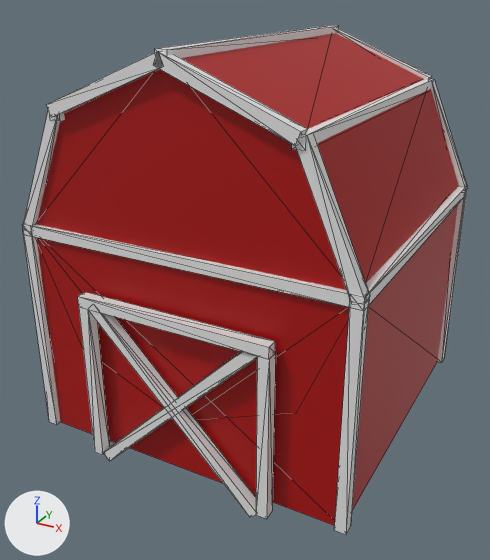
An edit to the glTF model meshes/barn.gltf, drawn before and after from the same camera.
Rendered twice from a 50 mm lens placed at (2.82, -5.5, 3.96), pointed at (-0.06, -0.26, 1.34). Every picture has the same lights, and +X, +Y and +Z are marked at lower left. Mesh edges are drawn as thin lines. Where no turn or scale is listed for an object, it has been applied to the vertices.
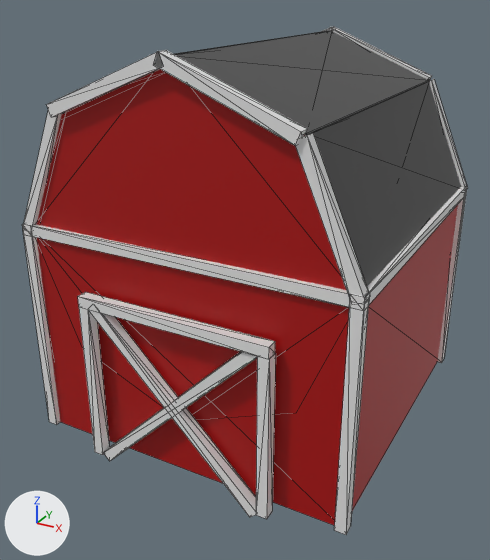
Edits to the bpy script that builds the scene:
```text
Add mat_roof:
    mat_roof = principled_material('roof')
    mat_roof.base_color = (0.07, 0.07, 0.07)  # dark grey #4b4b4b
Change me_cube_013:
    where me_cube_013.from_pydata(...)  # 8 vertices, 12 faces; spans x -0.5..0.5, y -0.5..0.5, z -0.5..0.5
    remove me_cube_013.materials.append(mat_material)  # white #e7e7e7
    add me_cube_013.materials.append(mat_roof)  # dark grey #4b4b4b
Change me_cube_014:
    where me_cube_014.from_pydata(...)  # 8 vertices, 12 faces; spans x -0.5..0.5, y -0.5..0.5, z -0.5..0.5
    remove me_cube_014.materials.append(mat_material)  # white #e7e7e7
    add me_cube_014.materials.append(mat_roof)  # dark grey #4b4b4b
Add me_cube_032:
    me_cube_032.from_pydata([(-0.52, -1.5, -0.26), (-0.56, -1.5, -0.17), (-0.52, 1.5, -0.26), (-0.56, 1.5, -0.17), (0.56, -1.5, 0.17), (0.52, -1.5, 0.26), (0.56, 1.5, 0.17), (0.52, 1.5, 0.26)], [], [(0, 1, 3), (0, 3, 2), (2, 3, 7), (2, 7, 6), (6, 7, 5), (6, 5, 4), (4, 5, 1), (4, 1, 0), (2, 6, 4), (2, 4, 0), (7, 3, 1), (7, 1, 5)])
    me_cube_032.materials.append(mat_roof)  # dark grey #4b4b4b
Change ob_cube_009:
    ob_cube_009.location: (0.0, 0.001, 3.499) -> (0.508, 0.011, 3.242)
    ob_cube_009.rotation_euler: (0.0, 0.0, 1.571) -> (0.0, 0.384, 0.0)  # degrees (0, 0, 90) -> degrees (0, 22, 0)
    ob_cube_009.scale: (3.1, 0.1, 0.1) -> (1.16, 2.99, 0.1)
Change ob_cube_010:
    ob_cube_010.location: (1.039, 0.001, 3.028) -> (1.242, 0.011, 2.524)
    ob_cube_010.rotation_euler: (0.0, 0.0, 1.571) -> (0.0, 1.157, 0.0)  # degrees (0, 0, 90) -> degrees (0, 66, 0)
    ob_cube_010.scale: (3.1, 0.1, 0.1) -> (1.16, 2.99, 0.1)
Add ob_cube_025:
    ob_cube_025 = bpy.data.objects.new('Cube.025', me_cube_032)
    ob_cube_025.location = (-0.515, 0.011, 3.242)
```

Pixel boxes (x1, y1, x2, y2) of what changed, in the pictures (490 x 560 px):
'Cube.010', recoloured, moved, turned, rescaled: before (292, 79, 434, 151); after (305, 81, 461, 286)
'Cube.009', recoloured, moved, turned, rescaled: before (155, 25, 339, 58); after (175, 30, 430, 135)
'Cube.025', added: after (174, 30, 332, 55)
